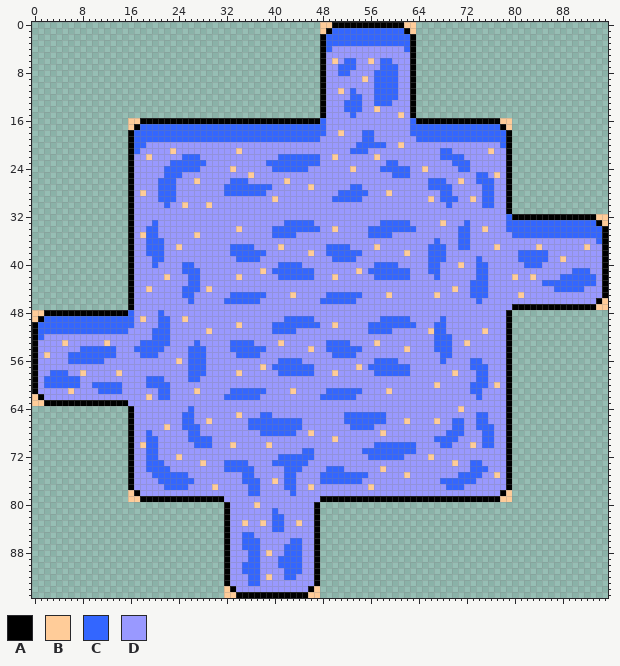
Sprite sheet: images/plasma.png. The picture above is the old version.
The file is 96x96 pixels.
Palette (. is transparent): A #000000  B #ffcc99  C #3366ff  D #9999ff
Pixels before (only the part around the change), first column x 0:
 0 ................................................BBAAAAAAAAA
 1 ................................................BACCCCCCCCC
 2 ................................................ACCCCCCCCCC
 3 ................................................ACCCCCCCCCC
 4 ................................................ACDDDDDDDDD
 5 ................................................ADDDDDDDDDD
 6 ................................................ADBDCCDDBDC
 7 ................................................ADDCCCDDDDC
 8 ................................................ADDCCDDDDCC
 9 ................................................ADDDDDDBDCC
10 ................................................ADDDDDDDDCC
11 ................................................ADDBDCDDDCC
12 ................................................ADDDDCCDDCC
13 ................................................ADDDCCCDDCC
14 ................................................ADDDCCCDDBD
15 ................................................ADDDDCDDDDD
16 ................BBAAAAAAAAAAAAAAAAAAAAAAAAAAAAAACDDDDDDDDDD
17 ................BACCCCCCCCCCCCCCCCCCCCCCCCCCCCCCCDDDDDDDDDD
18 ................ACCCCCCCCCCCCCCCCCCCCCCCCCCCCCCCCDDBDDDCCDD
19 ................ACCCCCCCCCCCCCCCCCCCCCCCCCCCCCCCDDDDDDDCCDD
20 ................ACCDDDDDDDDDDDDDDDDDDDDDDDDDDDDDDDDDDDCCCCC
21 ................ACDDDDDBDDDDDDDDDDBDDDDDDDDDDDDDDDDDDCCCDDD
22 ................ADDBDDDDDCCCDDDDDDDDDDDDDCCCCCCCDDBDDDDDDBD
23 ................ADDDDDDCCCCCCDDDDDDDDDDCCCCCCCCCDDDDDDDDDDD
24 ................ADDDDDCCCCCCDDDDDBDDDDDDCCCCCCDDDDDDDBDDDDC
25 ................ADDDDDCCCDDDDDDDDDDDBDDDDDDDDDDDDDDDDDDDDDD
26 ................ADDDDCCCDDDBDDDDDCCCDDDDDDBDDDDDDDDDDDDDDDD
27 ................ADDDDCCCDDDDDDDDCCCCCCCCDDDDDDBDDDDDDCCDDDD
28 ................ADBDDCCCDDDDDDDDCCCCCCCDDDDDDDDDDDDCCCCCDDD
29 ................ADDDDCCCDDDDDDDDDDDDDDDDBDDDDDDDDDCCCCCDDDD
30 ................ADDDDDCDDBDDDBDDDDDDDDDDDDDDDDDDDDDDDDDDDDD
31 ................ADDDDDDDDDDDDDDDDDDDDDDDDDDDDDDDDDDDDDDDDDD
32 ................ADDDDDDDDDDDDDDDDDDDDDDDDDDDDDDDDDDDDDDDDDD
33 ................ADDDCDDDDDDDDDDDDDDDDDDDDDCCCCCDDDDDDDDDDDC
34 ................ADDCCDDDDDDDDDDDDDBDDDDDCCCCCCCCDDBDDDDDCCC
35 ................ADBCCDDDDDDBDDDDDDDDDDDDCCCCDDDDDDDDDDDDCCC
36 ................ADDCCCDDDDDDDDDDDDDDDDDDDDDDDDDDDDDDDDDDDDD
37 ................ADDCCCDDBDDDDDDDDCCCCDDDDBDDDDDDDCCCCDDDDBD
38 ................ADDCCCDDDDDDDDDDDCCCCCCDDDDDDDBDDCCCCCCDDDD
39 ................ADDDCCDDDDDDDDDDDDCCCCDDDDDDDDDDDDCCCCDDDDD
40 ................ADDDCDDDDCCDDDDDDDDDDDDDDCCCCDDDDDDDDDDDDCC
41 ................ADDDDDDDDCCCDDDDDDDDDDBDCCCCCCCDDDDDDDBDCCC
42 ................ADDDDDBDDDCCDDDDDDBDDDDDDCCCCCCDDDBDDDDDDCC
43 ................ADDDDDDDDDCCDDDDDDDDDDDDDDDDDDDDDDDDDDDDDDD
44 ................ADDBDDDDDCCCDBDDDDDDDDDDDDDDDDDDDDDDDDDDDDD
45 ................ADDDDDDDDCCDDDDDDCCCCCCDDDDBDDDDDCCCCCCDDDD
46 ................ADDDDDDDDDCDDDDDCCCCCCDDDDDDDDDDCCCCCCDDDDD
47 ................ADDDDDDDDDDDDDDDDDDDDDDDDDDDDDDDDDDDDDDDDDD
48 BBAAAAAAAAAAAAAACDDDDCDDDDDDDDDDDDDDDDDDDDDDDDDDDDDDDDDDDDD
49 BACCCCCCCCCCCCCCCDBDDCCDDBDDDDDDDDDDDDDDDDCCCCCDDDDDDDDDDDC
50 ACCCCCCCCCCCCCCCCDDDDCCDDDDDDDDDDDBDDDDDCCCCCCCCDDBDDDDDCCC
51 ACCCCCCCCCCCCCCCDDDDCCCDDDDDDBDDDDDDDDDDCCCCDDDDDDDDDDDDCCC
Now the later version:
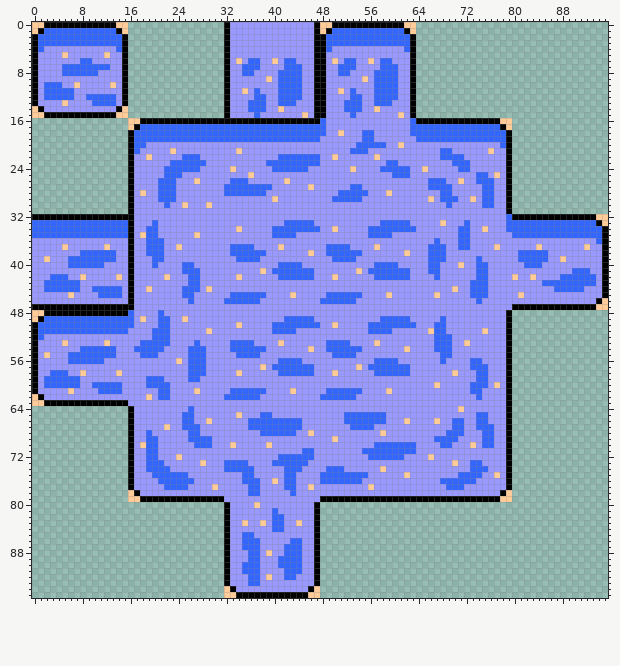
From the commit log: Added tiles for missing edge conditions to plasma.png
Diff:
There is now colour A in row 0 at x 2 to 13, 32 and 47; in row 1 at x 1, 14, 32 and 47; in rows 2 to 13 at x 0, 15, 32 and 47; in row 14 at x 1, 14, 32 and 47; in row 15 at x 2 to 13, 32 and 47; in row 32 at x 0 to 15.
There is now colour A in row 47 at x 0 to 15.
There is now colour B in row 0 at x 0 to 1 and 14 to 15; in row 1 at x 0 and 15; in row 5 at x 5 and 12; in row 6 at x 34 and 40; in row 9 at x 39; in row 10 at x 7 and 13.
There is now colour B in row 11 at x 35; in row 13 at x 5; in row 14 at x 0, 15 and 41; in row 15 at x 0 to 1, 14 to 15 and 45; in row 37 at x 5 and 12; in row 39 at x 2.
There is now colour B in row 42 at x 8 and 14; in row 45 at x 6.
There is now colour C in row 1 at x 2 to 13; in rows 2 to 3 at x 1 to 14; in row 4 at x 1 and 14; in row 6 at x 8 to 9, 36 to 37 and 42 to 43; in row 7 at x 5 to 12, 35 to 37 and 42 to 44; in row 8 at x 5 to 10, 35 to 36 and 41 to 44.
There is now colour C in row 9 at x 41 to 44; in row 10 at x 2 to 4 and 41 to 44; in row 11 at x 2 to 6, 37 and 41 to 44; in row 12 at x 2 to 6, 9 to 13, 37 to 38 and 41 to 44; in row 13 at x 10 to 13, 36 to 38 and 41 to 43; in row 14 at x 36 to 38.
There is now colour C in row 15 at x 37; in rows 33 to 35 at x 0 to 15; in row 38 at x 8 to 13; in row 39 at x 6 to 13; in row 40 at x 6 to 11; in row 42 at x 3 to 5.
There is now colour C in row 43 at x 2 to 7; in row 44 at x 2 to 7 and 10 to 14; in row 45 at x 11 to 14.
There is now colour D in rows 0 to 3 at x 33 to 46; in row 4 at x 2 to 13 and 33 to 46; in row 5 at x 1 to 4, 6 to 11, 13 to 14 and 33 to 46; in row 6 at x 1 to 7, 10 to 14, 33, 35, 38 to 39, 41 and 44 to 46; in row 7 at x 1 to 4, 13 to 14, 33 to 34, 38 to 41 and 45 to 46; in row 8 at x 1 to 4, 11 to 14, 33 to 34, 37 to 40 and 45 to 46.
There is now colour D in row 9 at x 1 to 14, 33 to 38, 40 and 45 to 46; in row 10 at x 1, 5 to 6, 8 to 12, 14, 33 to 40 and 45 to 46; in row 11 at x 1, 7 to 14, 33 to 34, 36, 38 to 40 and 45 to 46; in row 12 at x 1, 7 to 8, 14, 33 to 36, 39 to 40 and 45 to 46; in row 13 at x 1 to 4, 6 to 9, 14, 33 to 35, 39 to 40 and 44 to 46; in row 14 at x 2 to 13, 33 to 35, 39 to 40 and 42 to 46.
There is now colour D in row 15 at x 33 to 36, 38 to 44 and 46; in row 36 at x 0 to 15; in row 37 at x 0 to 4, 6 to 11 and 13 to 15; in row 38 at x 0 to 7 and 14 to 15; in row 39 at x 0 to 1, 3 to 5 and 14 to 15; in row 40 at x 0 to 5 and 12 to 15.
There is now colour D in row 41 at x 0 to 15; in row 42 at x 0 to 2, 6 to 7, 9 to 13 and 15; in row 43 at x 0 to 1 and 8 to 15; in row 44 at x 0 to 1, 8 to 9 and 15; in row 45 at x 0 to 5, 7 to 10 and 15; in row 46 at x 0 to 15.
Pixel boxes of the changes (left, top, right, bottom) in both pictures:
added: (32, 22, 128, 118)
added: (224, 22, 320, 118)
added: (32, 214, 128, 310)
